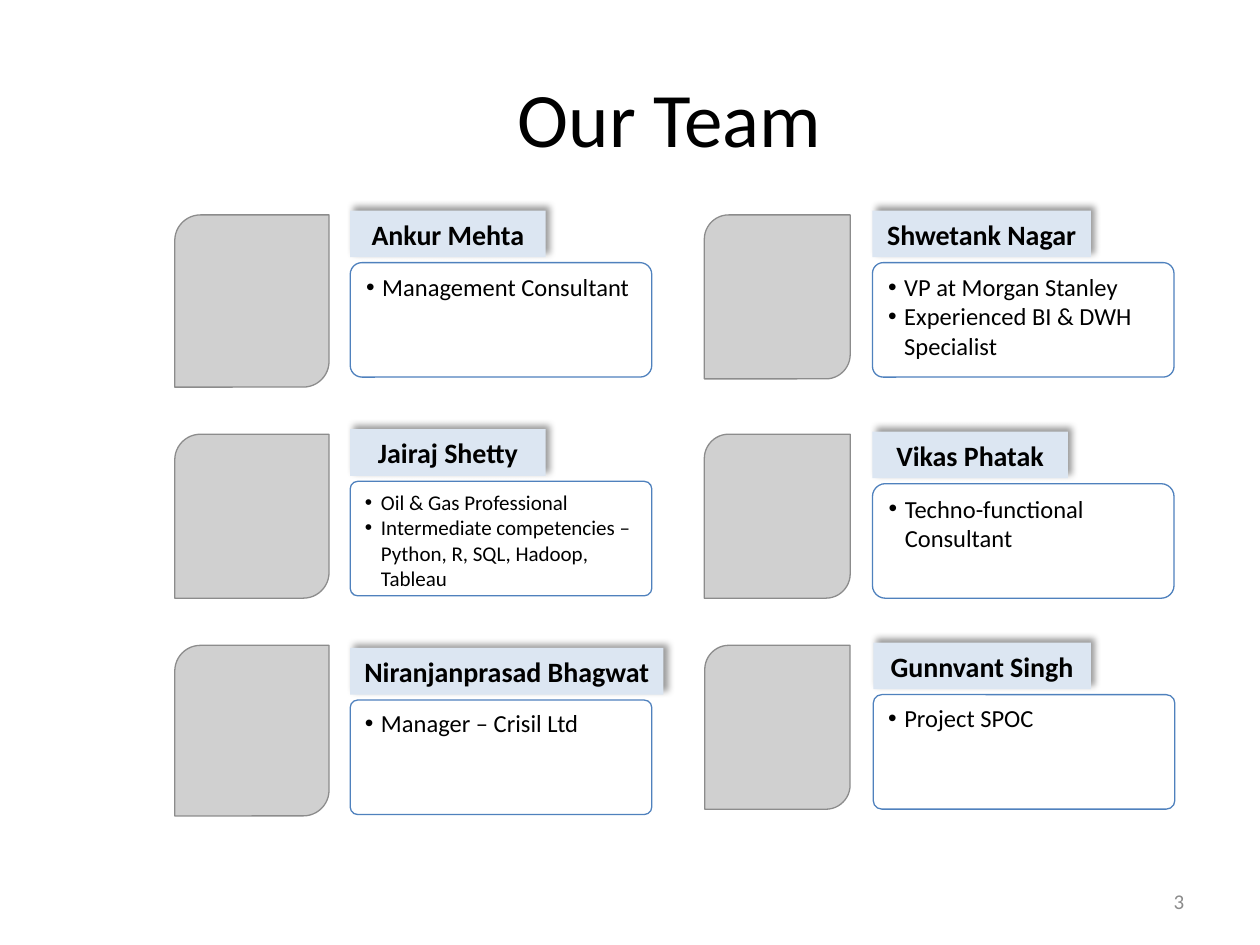
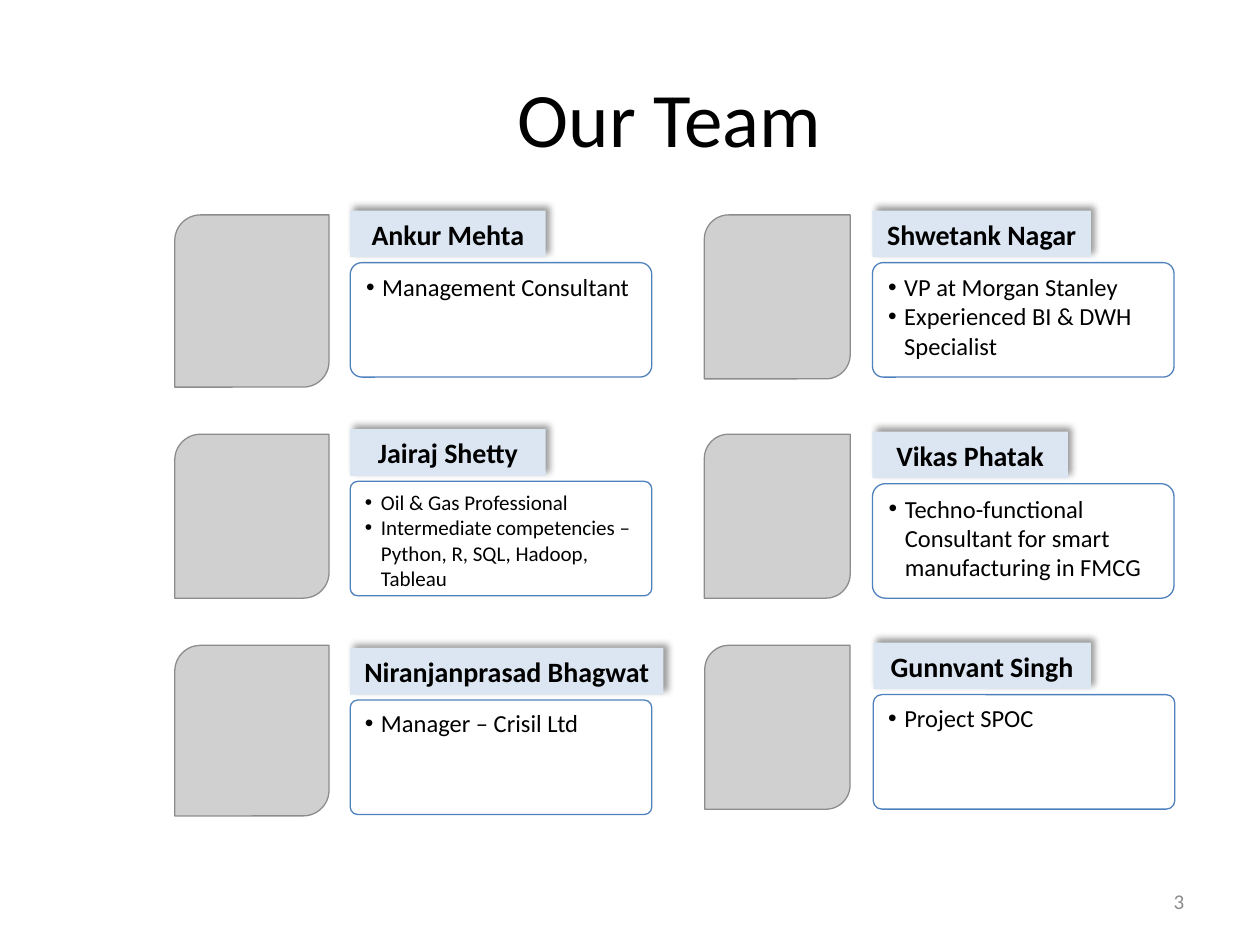
Before and after one commit to Newsrecommender/newsrecommender, a slide deck: slide 3 of ArticleRecommendationProject/Recommender_Project_Presentation.pptx. Drawn at 1260x945 pixels with LibreOffice and Linux fonts; fonts in the diff are those of the drawing; grey boxes stand for pictures; background and template pictures are left out. Boxes give left, top, right and bottom in pixels: in the first picture for what was removed or moved away, otherwise in the second. Text is boxed around its words. In the diff, an @@ line names an element or a change of style, - is before the commit and + after.

```diff
--- a/ArticleRecommendationProject/Recommender_Project_Presentation.pptx
+++ b/ArticleRecommendationProject/Recommender_Project_Presentation.pptx
@@ text in rounded rectangle at box(905, 501, 1141, 581): text changed @@
-• Techno-functional Consultant
+• Techno-functional Consultant for smart manufacturing in FMCG
```
Also in this commit, not shown: 6 other slides changed.
